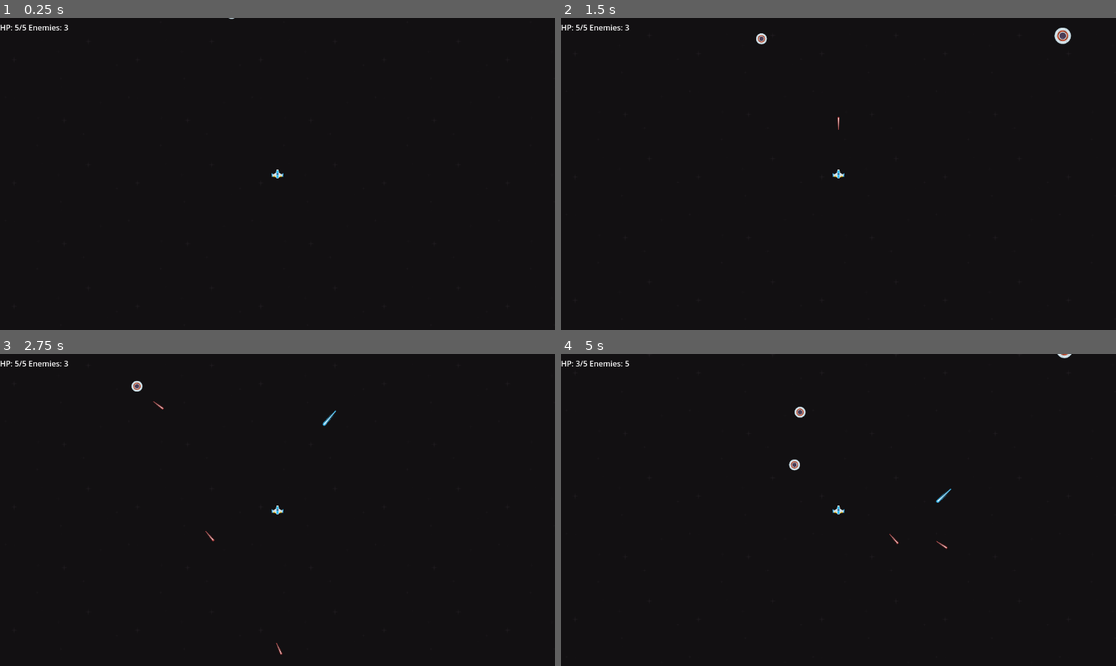
Above: before the commit, frames 1-4 (two rows, left to right).
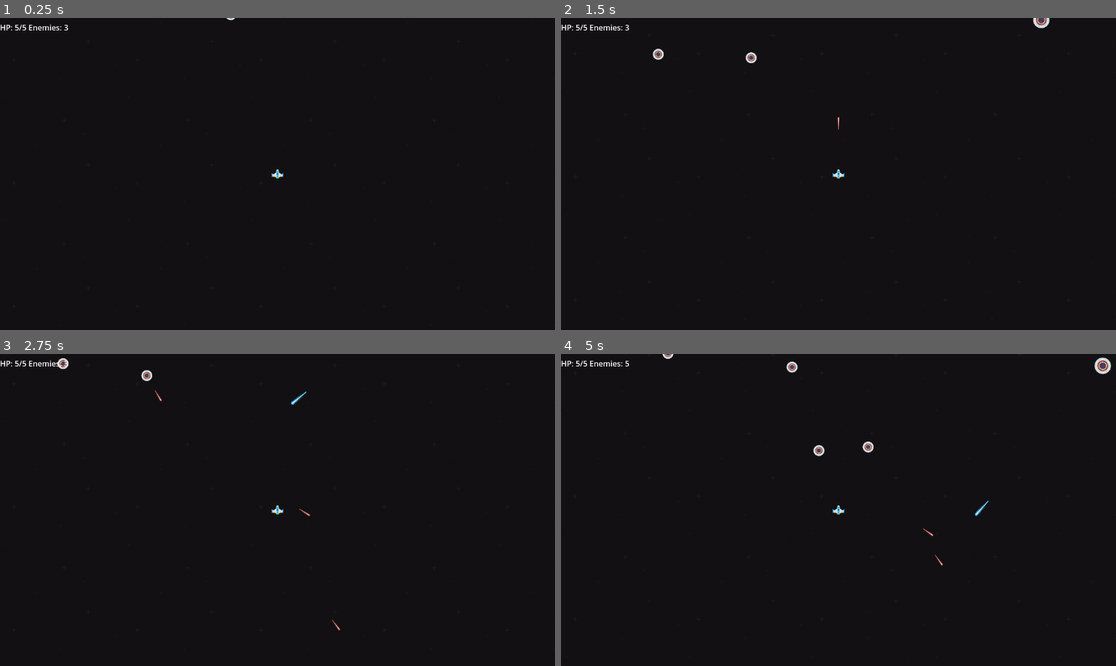
Above: after the commit, the same moments.

Repository: Tacodilla/Projectalpha
Game: Godot game, scene res://Scenes/level.tscn
Same seed, same stepped clock (60 frames per second), same inputs: the game is played once before the commit and once after it.
Inputs:
- Up to frame 1 (0.25 s): no input
- Up to frame 2 (1.5 s): tap Enter at 0.5 s; hold D (move_right) 0.53-1.28 s; tap Space (shoot) at 0.6, 1.35 s; hold S (move_down) from 1.28 s (still down)
- Up to frame 3 (2.75 s): release S (move_down) at 2.03 s; hold D (move_right) from 2.03 s (still down); tap Space (shoot) at 2.1 s
- Up to frame 4 (5 s): release D (move_right) at 2.78 s; hold W (move_up) 2.78-3.53 s; tap Space (shoot) at 2.85, 3.6, 4.35 s; hold A (move_left) from 3.53 s (still down); tap B (inventory) at 4.15 s

The runs differ from the first frame. In frame 1, less than 0.1% of the frame differs, in the area x 40-43%, y 0-1%; in frame 2, 0.4%; in frame 3, 0.3%; in frame 4, 0.6%, in the area x 2-100%, y 0-68%.

Commit message:
Enemies now drop loot DB works

Diff:
--- a/project-alpha/Scenes/LootPickup.tscn
+++ b/project-alpha/Scenes/LootPickup.tscn
@@ -1,7 +1,6 @@
-[gd_scene load_steps=4 format=3 uid="uid://di12k6ss2jgk5"]
+[gd_scene load_steps=3 format=3 uid="uid://di12k6ss2jgk5"]
 
 [ext_resource type="Script" uid="uid://bby8dbna545sa" path="res://Scripts/LootPickup.gd" id="1_d3sty"]
-[ext_resource type="Texture2D" uid="uid://gn8bh61rdvwp" path="res://Assets/Main ship weapon - Projectile - single cannon.png" id="2_rr2bf"]
 
 [sub_resource type="CircleShape2D" id="CircleShape2D_srm1f"]
 
@@ -10,6 +9,3 @@
 
 [node name="CollisionShape2D" type="CollisionShape2D" parent="."]
 shape = SubResource("CircleShape2D_srm1f")
-
-[node name="Sprite2D" type="Sprite2D" parent="."]
-texture = ExtResource("2_rr2bf")
--- a/project-alpha/Scenes/enemy_gunship.tscn
+++ b/project-alpha/Scenes/enemy_gunship.tscn
@@ -1,9 +1,8 @@
-[gd_scene load_steps=6 format=3 uid="uid://bbb8ufehle6j6"]
+[gd_scene load_steps=5 format=3 uid="uid://bbb8ufehle6j6"]
 
 [ext_resource type="Script" uid="uid://cu66uajnopbdt" path="res://Scripts/enemy_gunship.gd" id="1_c1gd8"]
 [ext_resource type="PackedScene" uid="uid://bdfw5l80a17p7" path="res://Scenes/enemy_heavy_bullet.tscn" id="2_6hlax"]
 [ext_resource type="Texture2D" uid="uid://ddvc06e7idijh" path="res://Assets/ufoRed.png" id="3_5lvkp"]
-[ext_resource type="Script" uid="uid://crbl83ai7m8ym" path="res://Scripts/drop_on_death.gd" id="4_co4ur"]
 
 [sub_resource type="CircleShape2D" id="CircleShape2D_4gyqm"]
 
@@ -19,7 +18,3 @@
 
 [node name="CollisionShape2D" type="CollisionShape2D" parent="."]
 shape = SubResource("CircleShape2D_4gyqm")
-
-[node name="DropOnDeath" type="Node2D" parent="."]
-script = ExtResource("4_co4ur")
-debug_logs = true
--- a/project-alpha/Scenes/enemy_shooter.tscn
+++ b/project-alpha/Scenes/enemy_shooter.tscn
@@ -1,9 +1,8 @@
-[gd_scene load_steps=6 format=3 uid="uid://bjsqd3dbmmotv"]
+[gd_scene load_steps=5 format=3 uid="uid://bjsqd3dbmmotv"]
 
 [ext_resource type="Script" uid="uid://brva61na6iya" path="res://Scripts/enemy_shooter.gd" id="1_4gyqm"]
 [ext_resource type="PackedScene" uid="uid://m1gve2liniur" path="res://Scenes/enemy_bullet.tscn" id="2_qi2p4"]
 [ext_resource type="Texture2D" uid="uid://ddvc06e7idijh" path="res://Assets/ufoRed.png" id="3_qi2p4"]
-[ext_resource type="Script" uid="uid://crbl83ai7m8ym" path="res://Scripts/drop_on_death.gd" id="4_2ko04"]
 
 [sub_resource type="CircleShape2D" id="CircleShape2D_4gyqm"]
 
@@ -19,6 +18,3 @@
 
 [node name="CollisionShape2D" type="CollisionShape2D" parent="."]
 shape = SubResource("CircleShape2D_4gyqm")
-
-[node name="DropOnDeath" type="Node2D" parent="."]
-script = ExtResource("4_2ko04")
--- a/project-alpha/Scenes/level.tscn
+++ b/project-alpha/Scenes/level.tscn
@@ -1,8 +1,10 @@
-[gd_scene load_steps=9 format=3 uid="uid://deplmnrmb34eg"]
+[gd_scene load_steps=11 format=3 uid="uid://deplmnrmb34eg"]
 
 [ext_resource type="PackedScene" uid="uid://fu1wyopr40ee" path="res://Scenes/ProximitySpawner.tscn" id="1_754fn"]
 [ext_resource type="PackedScene" uid="uid://bjsqd3dbmmotv" path="res://Scenes/enemy_shooter.tscn" id="2_bvt00"]
 [ext_resource type="Script" uid="uid://b56fiqaqh6niq" path="res://Scripts/world.gd" id="3_oqgf2"]
+[ext_resource type="Script" uid="uid://dg6ldjal83lgo" path="res://Scripts/SpawnTester.gd" id="4_bvt00"]
+[ext_resource type="PackedScene" uid="uid://di12k6ss2jgk5" path="res://Scenes/LootPickup.tscn" id="4_oqgf2"]
 [ext_resource type="PackedScene" uid="uid://lyfvuw5p7k4e" path="res://Scenes/player.tscn" id="4_qxfql"]
 [ext_resource type="PackedScene" uid="uid://bbb8ufehle6j6" path="res://Scenes/enemy_gunship.tscn" id="5_ha31o"]
 [ext_resource type="PackedScene" uid="uid://cvkcf6q7n7kj2" path="res://Scenes/HUD.tscn" id="6_pa6b8"]
@@ -15,11 +17,16 @@
 position = Vector2(7, 2)
 enemy_scene = ExtResource("2_bvt00")
 
-[node name="World" type="Node2D" parent="."]
+[node name="World" type="Node2D" parent="." groups=["World"]]
 script = ExtResource("3_oqgf2")
 background_far_path = NodePath("../BackgroundFar")
 player_path = NodePath("../Ship")
+loot_pickup_scene = ExtResource("4_oqgf2")
 background_mode = 1
+spawn_test_loot_on_start = true
+
+[node name="SpawnTester" type="Node2D" parent="World"]
+script = ExtResource("4_bvt00")
 
 [node name="Ship" parent="." instance=ExtResource("4_qxfql")]
 position = Vector2(982, 588)
--- a/project-alpha/Scripts/LootPickup.gd
+++ b/project-alpha/Scripts/LootPickup.gd
@@ -1,36 +1,75 @@
-# LootPickup.gd — root: Area2D
+# LootPickup.gd — self-drawing, physics-optional pickup (Godot 4)
 extends Area2D
 
 @export var item_id: StringName
 @export var quantity: int = 1
-@export var vacuum_speed: float = 220.0
 
-var _target: Node2D
+# behavior
+@export var vacuum_speed: float = 260.0
+@export var pickup_radius: float = 18.0
+@export var delay_before_collect: float = 0.12
+
+# look (no PNG needed)
+@export var radius: float = 7.0
+@export var fill_color: Color = Color(1.0, 0.95, 0.4, 0.95)
+@export var rim_color: Color = Color(1.0, 1.0, 1.0, 0.6)
+@export var pulse: float = 0.15
+
+var _target: Node2D = null
+var _age: float = 0.0
+var _base_radius: float
 
 func _ready() -> void:
-	body_entered.connect(_on_body)
-	set_physics_process(true)
+	_base_radius = radius
 	monitoring = true
 	monitorable = true
+	if has_signal("body_entered"):
+		body_entered.connect(_on_body)
+	set_physics_process(true)
+	z_index = 100   # draw on top
 
 func _physics_process(delta: float) -> void:
-	if _target and is_instance_valid(_target):
+	_age += delta
+	radius = _base_radius * (1.0 + pulse * sin(_age * 6.0))
+	rotation += delta * 3.0
+	queue_redraw()
+
+	if _target == null or not is_instance_valid(_target):
+		_target = get_tree().get_first_node_in_group("player") as Node2D
+
+	if _target:
+		# Home toward player
 		global_position = global_position.move_toward(_target.global_position, vacuum_speed * delta)
-
-func set_target(n: Node2D) -> void:
-	_target = n
+		# Distance-based auto-collect (works even if physics layers/masks are wrong)
+		if _age >= delay_before_collect and global_position.distance_to(_target.global_position) <= pickup_radius:
+			_give_to(_target)
 
 func _on_body(b: Node) -> void:
-	if b == null: return
-	# Try Player root
-	if b.is_in_group("player") and b.has_method("add_item"):
-		b.add_item(item_id, quantity)
+	# Optional physics path (if your player is a PhysicsBody2D and masks match)
+	if _age >= delay_before_collect:
+		_try_give_to_node(b)
+
+func _draw() -> void:
+	# simple glow dot
+	draw_circle(Vector2.ZERO, radius, fill_color)
+	draw_arc(Vector2.ZERO, radius + 1.5, 0.0, TAU, 24, rim_color, 2.0)
+
+# ------------- helpers -------------
+func _give_to(target: Node) -> void:
+	_try_give_to_node(target)
+
+func _try_give_to_node(n: Node) -> void:
+	if n == null:
+		return
+	# Player root wrapper (if you added add_item on root)
+	if n.is_in_group("player") and n.has_method("add_item"):
+		n.call("add_item", item_id, quantity)
 		queue_free()
 		return
-	# Try Player/Inventory child
-	if b.is_in_group("player"):
-		var inv := b.get_node_or_null("Inventory")
+	# Player/Inventory child (works even if root has no wrapper)
+	if n.is_in_group("player"):
+		var inv := n.get_node_or_null("Inventory")
 		if inv and inv.has_method("add_item"):
-			inv.add_item(item_id, quantity)
+			inv.call("add_item", item_id, quantity)
 			queue_free()
 			return
--- /dev/null
+++ b/project-alpha/Scripts/SpawnTester.gd
@@ -0,0 +1,55 @@
+# SpawnTester.gd — add as a child under your World node
+# Forces a few loot pickups to spawn next to the player and vacuum in.
+extends Node
+
+@export var loot_pickup_scene: PackedScene    # <-- assign res://Scenes/LootPickup.tscn here
+@export var table_id: StringName = "enemy_basic"
+@export var use_db: bool = true
+@export var offset_px: float = 20.0
+
+func _ready() -> void:
+	await get_tree().process_frame
+
+	var player: Node2D = get_tree().get_first_node_in_group("player") as Node2D
+	if player == null:
+		push_error("SpawnTester: No node in group 'player'. Add your Player root to the 'player' group.")
+		return
+
+	var loot_scene: PackedScene = loot_pickup_scene
+	if loot_scene == null:
+		if ResourceLoader.exists("res://LootPickup.tscn"):
+			loot_scene = load("res://LootPickup.tscn") as PackedScene
+		elif ResourceLoader.exists("res://Scenes/LootPickup.tscn"):
+			loot_scene = load("res://Scenes/LootPickup.tscn") as PackedScene
+	if loot_scene == null:
+		push_error("SpawnTester: LootPickup scene missing. Assign it in the Inspector.")
+		return
+
+	var drops: Array = []
+	if use_db:
+		var db = get_node_or_null("/root/DB")
+		if db:
+			drops = db.call("roll_loot", table_id)
+		else:
+			push_warning("SpawnTester: DB autoload not found; using fallback items.")
+
+	if drops.is_empty():
+		drops = [
+			{"id":"ore_t1","qty":3},
+			{"id":"ore_t2","qty":1}
+		]
+
+	var n_spawned: int = 0
+	for d in drops:
+		var lp = loot_scene.instantiate()
+		get_tree().current_scene.add_child(lp)
+		if lp is Area2D:
+			var a2d: Area2D = lp
+			a2d.global_position = player.global_position + Vector2(offset_px * (n_spawned + 1), 0)
+			a2d.set("item_id", StringName(d["id"]))
+			a2d.set("quantity", int(d["qty"]))
+			if a2d.has_method("set_target"):
+				a2d.call("set_target", player)
+		n_spawned += 1
+
+	print("SpawnTester: spawned ", n_spawned, " pickups at ", player.global_position)
--- a/project-alpha/Scripts/enemy_gunship.gd
+++ b/project-alpha/Scripts/enemy_gunship.gd
@@ -8,87 +8,111 @@
 @export var health: int = 6
 
 # Shooting
-@export var bullet_scene: PackedScene      # can use same bullet or a heavier one
+@export var bullet_scene: PackedScene      # heavier bullet OK
 @export var fire_interval: float = 2.3
 @export var fire_jitter: float = 0.5
 @export var fire_range: float = 1000.0
 @export var aim_cone_deg: float = 12.0
 @export var aim_inaccuracy_deg_base: float = 3.0
-@export var inaccuracy_per_pxps: float = 0.012
-@export var lead_factor: float = 0.25
 
-# ---------- Internal ----------
-var player: Node2D
-var strafe_dir: float = 1.0
+# Loot (NEW)
+@export var loot_table: StringName = "enemy_basic"
+
+# Internals
 var _fire_cd: float = 0.0
-var _player_prev_pos: Vector2 = Vector2.ZERO
-var _player_vel_est: Vector2 = Vector2.ZERO
+var _drop_done: bool = false
 
 func _ready() -> void:
-	randomize()
-	player = get_tree().get_first_node_in_group("player") as Node2D
-	if player:
-		_player_prev_pos = player.global_position
+	_reset_cooldown()
+	set_physics_process(true)
+
+func _physics_process(delta: float) -> void:
+	var player: Node2D = get_tree().get_first_node_in_group("player") as Node2D
+	if player == null:
+		velocity = Vector2.ZERO
+		move_and_slide()
+		return
+
+	var to_p: Vector2 = (player.global_position - global_position)
+	var dist: float = to_p.length()
+	var dir: Vector2 = to_p.normalized()
+
+	var target_angle: float = dir.angle()
+	rotation = lerp_angle(rotation, target_angle, clamp(turn_speed * delta, 0.0, 1.0))
+
+	var forward: float = 0.0
+	if dist > desired_distance + 30.0:
+		forward = move_speed
+	elif dist < desired_distance - 30.0:
+		forward = -move_speed * 0.6
+
+	var side: Vector2 = Vector2.RIGHT.rotated(rotation)
+	var strafe: Vector2 = side * strafe_speed * sin(Time.get_ticks_msec() * 0.0016)
+
+	velocity = dir * forward + strafe
+	move_and_slide()
+
+	if _fire_cd > 0.0:
+		_fire_cd -= delta
+	else:
+		_attempt_fire(player, dist, dir)
+
+func _attempt_fire(player: Node2D, dist: float, dir: Vector2) -> void:
+	if bullet_scene == null:
+		_reset_cooldown()
+		return
+	if dist > fire_range:
+		_reset_cooldown()
+		return
+
+	var aim_dot: float = Vector2.RIGHT.rotated(rotation).dot(dir)
+	var cone_rad: float = deg_to_rad(aim_cone_deg)
+	if acos(clamp(aim_dot, -1.0, 1.0)) > cone_rad:
+		_reset_cooldown()
+		return
+
+	var bullet: Node = bullet_scene.instantiate()
+	if not (bullet is Node2D):
+		_reset_cooldown()
+		return
+
+	var b2d: Node2D = bullet as Node2D
+	get_tree().current_scene.add_child(b2d)
+	b2d.global_position = global_position
+
+	var extra_deg: float = clamp((desired_distance - absf(dist - desired_distance)) / desired_distance * 3.0, 0.0, 6.0)
+	var spread: float = deg_to_rad(randf_range(-(aim_inaccuracy_deg_base + extra_deg), (aim_inaccuracy_deg_base + extra_deg)))
+	b2d.rotation = rotation + spread
+
 	_reset_cooldown()
 
-func _physics_process(delta: float) -> void:
-	if not player:
-		return
-
-	var ppos: Vector2 = player.global_position
-	_player_vel_est = (ppos - _player_prev_pos) / max(delta, 0.0001)
-	_player_prev_pos = ppos
-
-	var to_player: Vector2 = ppos - global_position
-	var target_angle: float = to_player.angle()
-	rotation = lerp_angle(rotation, target_angle, turn_speed * delta)
-
-	var distance: float = to_player.length()
-	var dir: Vector2 = Vector2.ZERO
-	if distance > desired_distance:
-		dir += Vector2.RIGHT.rotated(rotation)
-	elif distance < desired_distance - 80.0:
-		dir += Vector2.LEFT.rotated(rotation)
-
-	if randi() % 120 < 2:
-		strafe_dir *= -1.0
-	dir += Vector2.UP.rotated(rotation) * (strafe_speed / max(1.0, move_speed)) * strafe_dir
-
-	velocity = dir.normalized() * move_speed
-	move_and_slide()
-
-	_fire_cd = max(0.0, _fire_cd - delta)
-	if _can_fire(distance, to_player):
-		_fire_bullet_at(ppos)
-
-func _can_fire(distance: float, to_player: Vector2) -> bool:
-	if bullet_scene == null or _fire_cd > 0.0 or distance > fire_range:
-		return false
-	var angle_diff: float = abs(wrapf(rotation - to_player.angle(), -PI, PI))
-	return angle_diff <= deg_to_rad(aim_cone_deg)
-
-func _fire_bullet_at(target_pos: Vector2) -> void:
-	_reset_cooldown()
-	var bullet := bullet_scene.instantiate() as Node2D
-	if bullet == null:
-		return
-	get_parent().add_child(bullet)
-	bullet.global_position = global_position
-
-	var predicted: Vector2 = target_pos + _player_vel_est * lead_factor
-	var angle: float = (predicted - global_position).angle()
-	var extra_deg: float = clamp(_player_vel_est.length() * inaccuracy_per_pxps, 0.0, 8.0)
-	var spread: float = deg_to_rad(randf_range(-(aim_inaccuracy_deg_base + extra_deg),
-											   +(aim_inaccuracy_deg_base + extra_deg)))
-	bullet.rotation = angle + spread
-
+# --------- Damage / Death ---------
 func take_damage(amount: int) -> void:
 	health -= amount
 	if health <= 0:
 		die()
 
 func die() -> void:
+	# Real death -> drop, then free
+	drop_and_die()
+
+# Off-screen cleanup should NOT drop loot
+func _on_VisibleOnScreenNotifier2D_screen_exited() -> void:
 	queue_free()
 
+# --------- NEW: drop & free ---------
+func drop_and_die() -> void:
+	if not _drop_done:
+		_drop_done = true
+		var world: Node = get_tree().get_first_node_in_group("world")
+		if world == null:
+			world = get_tree().current_scene
+		if world and world.has_method("spawn_loot_from_table"):
+			var player: Node2D = get_tree().get_first_node_in_group("player") as Node2D
+			var pos: Vector2 = (self as Node2D).global_position if self is Node2D else Vector2.ZERO
+			world.spawn_loot_from_table(loot_table, pos, player)
+	queue_free()
+
+# --------- cooldown helper ---------
 func _reset_cooldown() -> void:
 	_fire_cd = max(0.2, fire_interval + randf_range(-fire_jitter, fire_jitter))
--- a/project-alpha/Scripts/enemy_shooter.gd
+++ b/project-alpha/Scripts/enemy_shooter.gd
@@ -14,88 +14,111 @@
 @export var fire_range: float = 700.0
 @export var aim_cone_deg: float = 22.0
 @export var aim_inaccuracy_deg_base: float = 6.0
-@export var inaccuracy_per_pxps: float = 0.02
-@export var lead_factor: float = 0.18
 
-# ---------- Internal ----------
-var player: Node2D
-var strafe_dir: float = 1.0
+# Loot (NEW)
+@export var loot_table: StringName = "enemy_basic"
+
+# Internals
 var _fire_cd: float = 0.0
-var _player_prev_pos: Vector2 = Vector2.ZERO
-var _player_vel_est: Vector2 = Vector2.ZERO
+var _drop_done: bool = false
 
 func _ready() -> void:
-	randomize()
-	player = get_tree().get_first_node_in_group("player") as Node2D
-	if player:
-		_player_prev_pos = player.global_position
+	_reset_cooldown()
+	set_physics_process(true)
+
+func _physics_process(delta: float) -> void:
+	var player: Node2D = get_tree().get_first_node_in_group("player") as Node2D
+	if player == null:
+		velocity = Vector2.ZERO
+		move_and_slide()
+		return
+
+	# Movement: keep a standoff distance and strafe a bit
+	var to_p: Vector2 = (player.global_position - global_position)
+	var dist: float = to_p.length()
+	var dir: Vector2 = to_p.normalized()
+
+	# Face the player smoothly
+	var target_angle: float = dir.angle()
+	rotation = lerp_angle(rotation, target_angle, clamp(turn_speed * delta, 0.0, 1.0))
+
+	# Advance/retreat to desired_distance
+	var forward: float = 0.0
+	if dist > desired_distance + 20.0:
+		forward = move_speed
+	elif dist < desired_distance - 20.0:
+		forward = -move_speed * 0.6
+
+	# Strafe perpendicular a little for motion
+	var side: Vector2 = Vector2.RIGHT.rotated(rotation)
+	var strafe: Vector2 = side * strafe_speed * sin(Time.get_ticks_msec() * 0.002)
+
+	velocity = dir * forward + strafe
+	move_and_slide()
+
+	# Firing logic
+	if _fire_cd > 0.0:
+		_fire_cd -= delta
+	else:
+		_attempt_fire(player, dist, dir)
+
+func _attempt_fire(player: Node2D, dist: float, dir: Vector2) -> void:
+	if bullet_scene == null:
+		_reset_cooldown()
+		return
+	if dist > fire_range:
+		_reset_cooldown()
+		return
+
+	# Check simple aim cone
+	var aim_dot: float = Vector2.RIGHT.rotated(rotation).dot(dir)
+	var cone_rad: float = deg_to_rad(aim_cone_deg)
+	if acos(clamp(aim_dot, -1.0, 1.0)) > cone_rad:
+		_reset_cooldown()
+		return
+
+	var bullet: Node = bullet_scene.instantiate()
+	if not (bullet is Node2D):
+		_reset_cooldown()
+		return
+
+	var b2d: Node2D = bullet as Node2D
+	get_tree().current_scene.add_child(b2d)
+	b2d.global_position = global_position
+
+	var extra_deg: float = clamp((desired_distance - absf(dist - desired_distance)) / desired_distance * 4.0, 0.0, 8.0)
+	var spread: float = deg_to_rad(randf_range(-(aim_inaccuracy_deg_base + extra_deg), (aim_inaccuracy_deg_base + extra_deg)))
+	b2d.rotation = rotation + spread
+
 	_reset_cooldown()
 
-func _physics_process(delta: float) -> void:
-	if not player:
-		return
-
-	# --- track approximate player velocity (for lead + inaccuracy) ---
-	var ppos: Vector2 = player.global_position
-	_player_vel_est = (ppos - _player_prev_pos) / max(delta, 0.0001)
-	_player_prev_pos = ppos
-
-	# --- facing/turning ---
-	var to_player: Vector2 = ppos - global_position
-	var target_angle: float = to_player.angle()
-	rotation = lerp_angle(rotation, target_angle, turn_speed * delta)
-
-	# --- range keeping + strafing ---
-	var distance: float = to_player.length()
-	var dir: Vector2 = Vector2.ZERO
-	if distance > desired_distance:
-		dir += Vector2.RIGHT.rotated(rotation)       # forward
-	elif distance < desired_distance - 60.0:
-		dir += Vector2.LEFT.rotated(rotation)        # back up
-
-	# random strafe flips
-	if randi() % 100 < 2:
-		strafe_dir *= -1.0
-	dir += Vector2.UP.rotated(rotation) * (strafe_speed / max(1.0, move_speed)) * strafe_dir
-
-	velocity = dir.normalized() * move_speed
-	move_and_slide()
-
-	# --- shooting ---
-	_fire_cd = max(0.0, _fire_cd - delta)
-	if _can_fire(distance, to_player):
-		_fire_bullet_at(ppos)
-
-func _can_fire(distance: float, to_player: Vector2) -> bool:
-	if bullet_scene == null or _fire_cd > 0.0 or distance > fire_range:
-		return false
-	var angle_diff: float = abs(wrapf(rotation - to_player.angle(), -PI, PI))
-	return angle_diff <= deg_to_rad(aim_cone_deg)
-
-func _fire_bullet_at(target_pos: Vector2) -> void:
-	_reset_cooldown()
-	var bullet := bullet_scene.instantiate() as Node2D
-	if bullet == null:
-		return
-
-	get_parent().add_child(bullet)
-	bullet.global_position = global_position
-
-	var predicted: Vector2 = target_pos + _player_vel_est * lead_factor
-	var angle: float = (predicted - global_position).angle()
-
-	var extra_deg: float = clamp(_player_vel_est.length() * inaccuracy_per_pxps, 0.0, 12.0)
-	var spread: float = deg_to_rad(randf_range(-(aim_inaccuracy_deg_base + extra_deg),
-											   +(aim_inaccuracy_deg_base + extra_deg)))
-	bullet.rotation = angle + spread
-
+# --------- Damage / Death ---------
 func take_damage(amount: int) -> void:
 	health -= amount
 	if health <= 0:
 		die()
 
 func die() -> void:
+	# Real death -> drop, then free
+	drop_and_die()
+
+# Off-screen cleanup should NOT drop loot
+func _on_VisibleOnScreenNotifier2D_screen_exited() -> void:
 	queue_free()
 
+# --------- NEW: drop & free ---------
+func drop_and_die() -> void:
+	if not _drop_done:
+		_drop_done = true
+		var world: Node = get_tree().get_first_node_in_group("world")
+		if world == null:
+			world = get_tree().current_scene
+		if world and world.has_method("spawn_loot_from_table"):
+			var player: Node2D = get_tree().get_first_node_in_group("player") as Node2D
+			var pos: Vector2 = (self as Node2D).global_position if self is Node2D else Vector2.ZERO
+			world.spawn_loot_from_table(loot_table, pos, player)
+	queue_free()
+
+# --------- cooldown helper ---------
 func _reset_cooldown() -> void:
 	_fire_cd = max(0.1, fire_interval + randf_range(-fire_jitter, fire_jitter))
--- a/project-alpha/Scripts/world.gd
+++ b/project-alpha/Scripts/world.gd
@@ -1,4 +1,4 @@
-# world.gd (Godot 4) — backgrounds + loot glue + inventory print (typed & safe)
+# world.gd (Godot 4) — backgrounds + loot glue + Inspector-set pickup scene
 extends Node2D
 
 # ---- Scene refs (hook these in the Inspector)
@@ -6,6 +6,7 @@
 @export var background_near_path: NodePath     # optional
 @export var player_path: NodePath              # REQUIRED
 @export var hud_path: NodePath                 # optional
+@export var loot_pickup_scene: PackedScene     # <-- assign res://Scenes/LootPickup.tscn here
 
 # ---- Game options
 @export var start_paused: bool = false
@@ -47,17 +48,22 @@
 @onready var DBRef: Node = get_node_or_null("/root/DB")
 
 func _ready() -> void:
-	# Tag this node so helpers (like DropOnDeath) can find us.
+	# Tag this node so helpers can find us.
 	if not is_in_group("world"):
 		add_to_group("world")
 
 	get_tree().paused = start_paused
 
-	# Safe load of LootPickup.tscn
-	if ResourceLoader.exists("res://LootPickup.tscn"):
-		LootPickupScene = load("res://LootPickup.tscn") as PackedScene
+	# Prefer Inspector-assigned pickup scene; otherwise try common paths.
+	if loot_pickup_scene:
+		LootPickupScene = loot_pickup_scene
 	else:
-		push_warning('LootPickup.tscn not found at res:// (create it and attach LootPickup.gd).')
+		if ResourceLoader.exists("res://LootPickup.tscn"):
+			LootPickupScene = load("res://LootPickup.tscn") as PackedScene
+		elif ResourceLoader.exists("res://Scenes/LootPickup.tscn"):
+			LootPickupScene = load("res://Scenes/LootPickup.tscn") as PackedScene
+		else:
+			push_warning('LootPickup scene not found. Assign one to "loot_pickup_scene" in the Inspector.')
 
 	# Player setup
 	if player:
@@ -92,10 +98,10 @@
 			pressed_inventory = true
 
 	if pressed_inventory:
-		var inv: Node = _get_inventory()
+		var inv = _get_inventory()
 		if inv:
-			var items: Dictionary = inv.call("all_items")
-			var credits: int = int(inv.get("credits"))
+			var items = inv.call("all_items")
+			var credits = int(inv.get("credits"))
 			print("CARGO:", items, " | CREDITS:", credits)
 
 # -------------------- Background control --------------------
@@ -164,18 +170,22 @@
 		push_warning("DB autoload not found at /root/DB; cannot roll loot.")
 		return
 	if LootPickupScene == null:
-		push_warning("LootPickupScene not loaded; create res://LootPickup.tscn.")
+		push_warning("LootPickupScene not loaded; assign it in the Inspector.")
 		return
 
 	var drops: Array = DBRef.call("roll_loot", StringName(table_id))
 	for d in drops:
-		var lp: Area2D = LootPickupScene.instantiate()
+		var lp = LootPickupScene.instantiate()
 		add_child(lp)
-		lp.global_position = where + Vector2(randf_range(-10.0, 10.0), randf_range(-10.0, 10.0))
-		lp.set("item_id", StringName(d["id"]))
-		lp.set("quantity", int(d["qty"]))
-		if attract_to and lp.has_method("set_target"):
-			lp.set_target(attract_to)
+		if lp is Area2D:
+			var a2d: Area2D = lp
+			a2d.global_position = where + Vector2(randf_range(-10.0, 10.0), randf_range(-10.0, 10.0))
+			a2d.set("item_id", StringName(d["id"]))
+			a2d.set("quantity", int(d["qty"]))
+			if attract_to and a2d.has_method("set_target"):
+				a2d.call("set_target", attract_to)
+		else:
+			lp.set("position", where)
 
 # -------------------- Game flow & helpers --------------------
 
@@ -201,9 +211,9 @@
 	get_tree().paused = false
 	get_tree().reload_current_scene()
 
-func _get_inventory() -> Node:
+func _get_inventory():
 	if player:
-		var inv: Node = player.get_node_or_null("Inventory")
+		var inv = player.get_node_or_null("Inventory")
 		if inv:
 			return inv
 	return null
--- a/project-alpha/project.godot
+++ b/project-alpha/project.godot
@@ -16,7 +16,7 @@
 
 [autoload]
 
-Db="*res://Scripts/DB.gd"
+DB="*res://Scripts/DB.gd"
 
 [input]
 
Not shown, added: project-alpha/Scripts/SpawnTester.gd.uid
